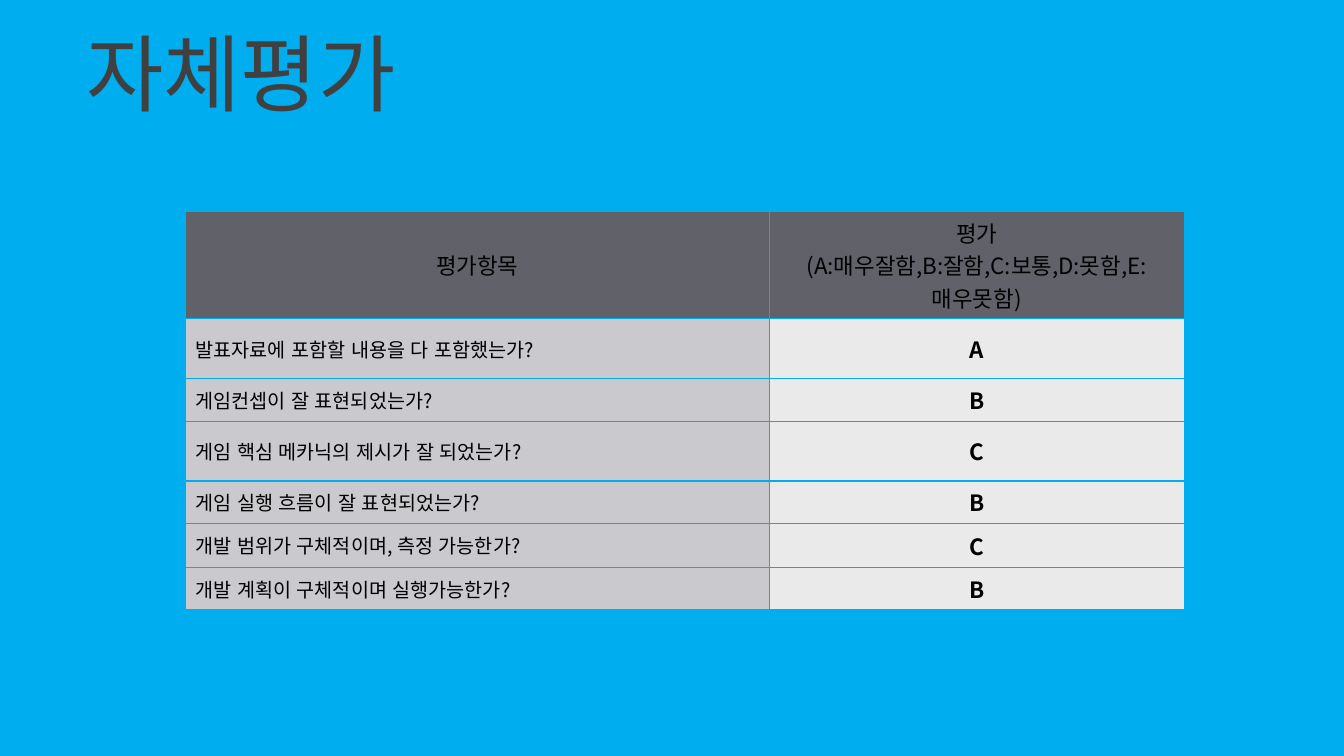
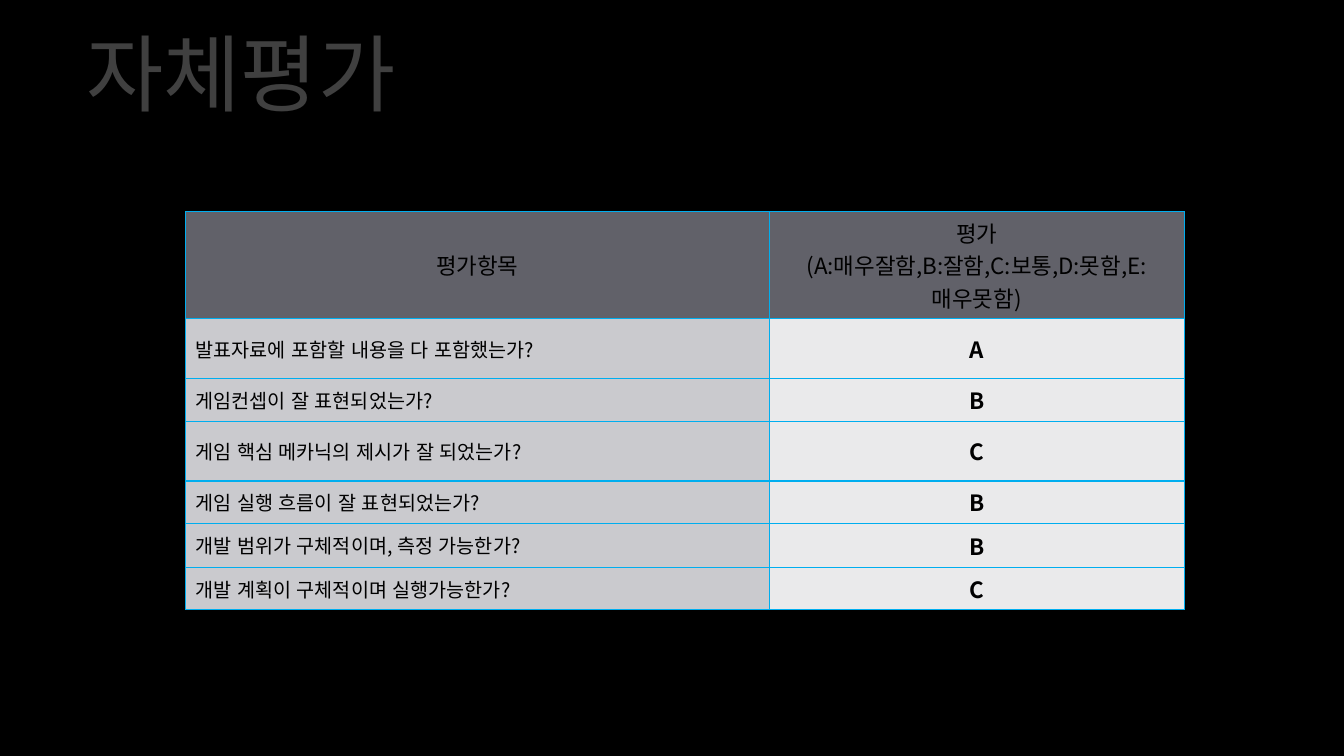
Before and after one commit to EomDongyeon/2DGP, a slide deck: slide 6 of 2차발표_2015180023엄동연.pptx (slide 9 before the commit). Drawn at 1344x756 pixels with LibreOffice and Linux fonts; fonts in the diff are those of the drawing; background and template pictures are left out. Boxes give left, top, right and bottom in pixels: in the first picture for what was removed or moved away, otherwise in the second. Text is boxed around its words. In the diff, an @@ line names an element or a change of style, - is before the commit and + after.

```diff
--- a/2차발표_2015180023엄동연.pptx
+++ b/2차발표_2015180023엄동연.pptx
@@ background #00AEEF to picture (left out) @@
@@ table at (186,212,1185,603) @@
-row 6, column 2: C
+row 6, column 2: B
-row 7, column 2: B
+row 7, column 2: C
```
Also in this commit, not shown: 4 other slides changed, 1 slide added, 4 slides removed, 1 other file.
